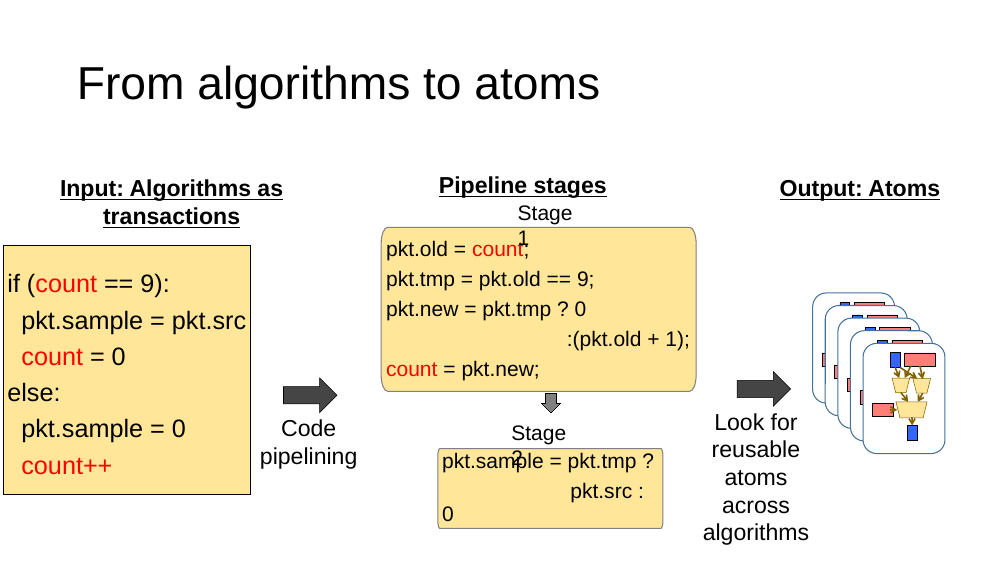
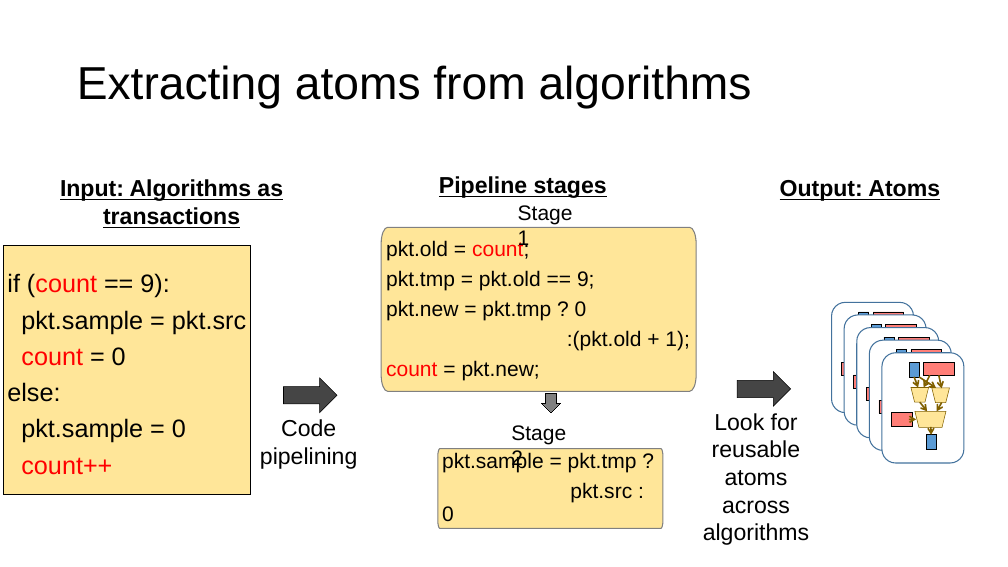
Before and after one commit to anirudhSK/pifo-domino-marple-ppts, a slide deck: slide 29 of combined_domino_pifo.pptx (slide 33 before the commit). Drawn at 1008x567 pixels with LibreOffice and Linux fonts; fonts in the diff are those of the drawing. Boxes give left, top, right and bottom in pixels: in the first picture for what was removed or moved away, otherwise in the second. Text is boxed around its words. In the diff, an @@ line names an element or a change of style, - is before the commit and + after.

```diff
--- a/combined_domino_pifo.pptx
+++ b/combined_domino_pifo.pptx
@@ title at (77, 65, 752, 109): text changed @@
-From algorithms to atoms
+Extracting atoms from algorithms
@@ rectangle removed at (840, 302, 850, 317) @@
@@ 3 rectangles, 1 rounded rectangle: place and size @@
-3 rectangles, 1 rounded rectangle at (864, 343, 945, 454)
+3 rectangles, 1 rounded rectangle at (832, 302, 913, 413)
@@ 6 rectangles, 2 rounded rectangles: place and size @@
-6 rectangles, 2 rounded rectangles at (838, 318, 932, 442)
+6 rectangles, 2 rounded rectangles at (845, 315, 938, 438)
@@ rounded rectangle: place and size @@
-rounded rectangle at (813, 293, 895, 404)
+rounded rectangle at (882, 353, 964, 464)
@@ fill #3366FF to #5B9BD5 in 5 elements at (859, 312, 869, 326), (884, 337, 894, 352), (872, 324, 882, 339), (926, 435, 936, 449), (897, 349, 907, 364) @@
@@ 3 rectangles, 1 rounded rectangle: place and size @@
-3 rectangles, 1 rounded rectangle at (826, 306, 907, 416)
+3 rectangles, 1 rounded rectangle at (870, 340, 951, 451)
@@ rectangle added at (910, 362, 920, 377), fill #5B9BD5, outline #000000 0.5 pt @@
@@ trapezoid: place and size @@
-trapezoid at (913, 379, 931, 393)
+trapezoid at (911, 388, 929, 402)
@@ rectangle: place and size @@
-rectangle at (822, 353, 842, 366)
+rectangle at (924, 362, 954, 375)
@@ trapezoid: place and size @@
-trapezoid at (892, 378, 910, 392)
+trapezoid at (932, 388, 950, 402)
@@ rectangle: place and size @@
-rectangle at (854, 302, 885, 315)
+rectangle at (892, 413, 912, 426)
@@ 8 arrows, 1 trapezoid, 1 rectangle: place and size @@
-8 arrows, 1 trapezoid, 1 rectangle at (893, 366, 927, 440)
+8 arrows, 1 trapezoid, 1 rectangle at (912, 376, 946, 449)
```
Also in this commit, not shown: 1 other slide changed, 3 slides added, 7 slides removed.
